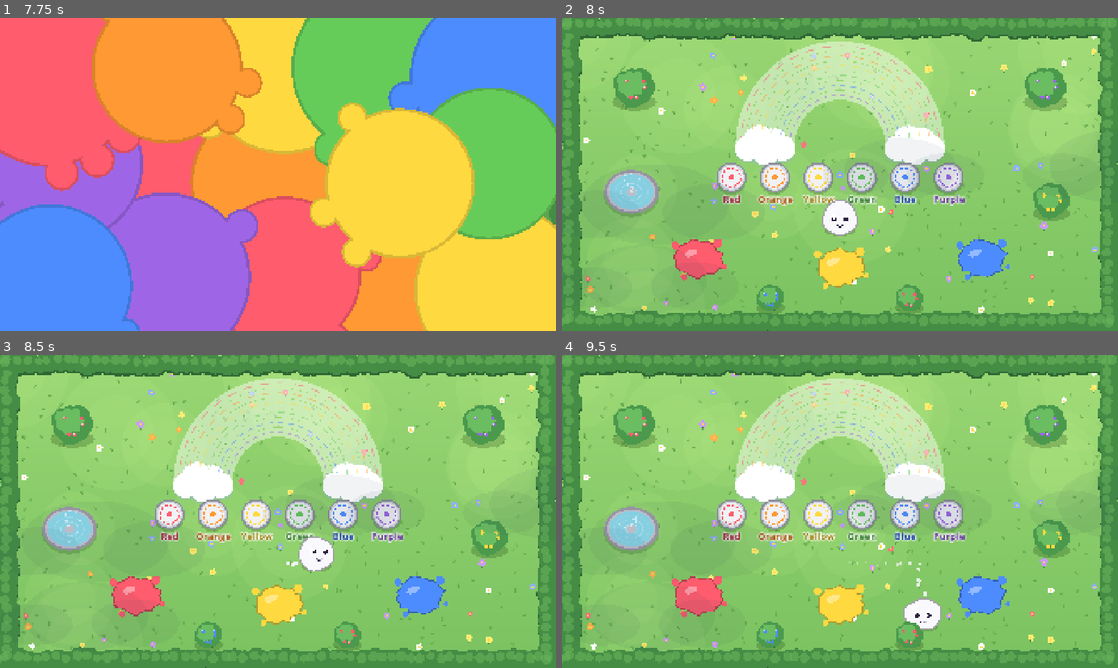
Above: before the commit, frames 1-4 (two rows, left to right).
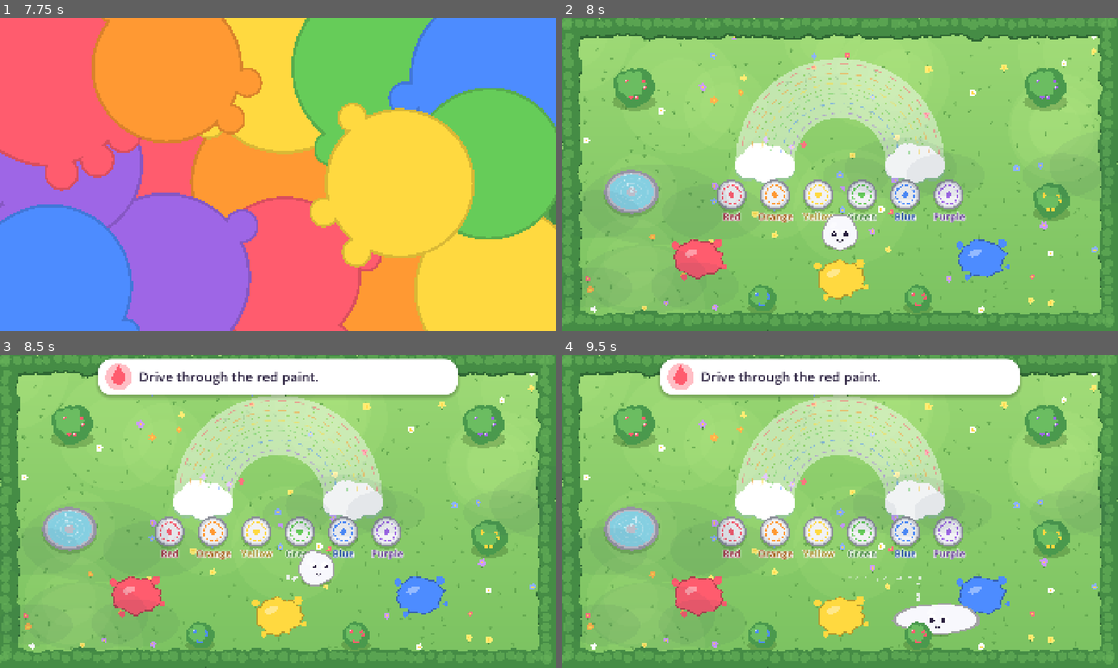
Above: after the commit, the same moments.

Repository: Teeohbee/paint-puddle
Game: Godot game, scene res://ui/splash_screen.tscn
The game is run twice, just before and just after one commit, with the same random seed, the same clock (stepped at 60 frames per second) and the same inputs.
Inputs (mouse positions are in pixels of both pictures, inside the frame that each line leads up to):
- Up to frame 1 (7.75 s): tap Enter (ui_accept) at 0.5, 0.77, 0.8, 1.07, 1.35, 1.52, 1.82, 2.3, 3.77, 4.07, 4.52, 4.55, 4.82, 5.1, 5.27, 5.57, 6.05, 6.77, 7.07, 7.52, 7.55 s; move the mouse to (400, 158) at 0.52 s; hold Right (move_right) 0.53-1.28 s; hold Space (act) 0.53-1.28 s; click (400, 158) at 0.67 s; move the mouse to (166, 190) at 1.27 s; hold Down (move_down) 1.28-2.03 s; click (166, 190) at 1.42 s; tap Space (act) at 1.55, 3.8, 5.3, 6.8 s; move the mouse to (333, 105) at 2.02 s; hold Right (move_right) 2.03-2.75 s; hold Space (act) 2.03-2.75 s; click (333, 105) at 2.17 s; click (155, 183) at 2.77 s; move the mouse to (250, 237) at 3.52 s; hold Up (move_up) 3.53-4.28 s; tap G at 3.6, 6.6 s; click (250, 237) at 3.67 s; move the mouse to (444, 221) at 4.27 s; hold Space (act) 4.28-5.03 s; hold Left (move_left) 4.28-5.78 s; click (444, 221) at 4.42 s; tap Escape (pause) at 4.9 s; move the mouse to (111, 127) at 5.02 s; click (111, 127) at 5.17 s; move the mouse to (305, 174) at 5.77 s; hold Down (move_down) 5.78-6.53 s; hold Space (act) 5.78-6.53 s; click (305, 174) at 5.92 s; move the mouse to (194, 96) at 6.52 s; hold Right (move_right) 6.53-7.28 s; click (194, 96) at 6.67 s; move the mouse to (400, 158) at 7.27 s; hold Up (move_up) from 7.28 s (still down); hold Space (act) from 7.28 s (still down); click (400, 158) at 7.42 s
- Up to frame 2 (8 s): keep holding Up (move_up); keep holding Space (act); tap Enter (ui_accept) at 7.82 s
- Up to frame 3 (8.5 s): move the mouse to (166, 527) at 8.02 s; release Up (move_up) at 8.03 s; release Space (act) at 8.03 s; hold Right (move_right) from 8.03 s (still down); tap Enter (ui_accept) at 8.1, 8.27 s; click (166, 527) at 8.17 s; tap Space (act) at 8.3 s
- Up to frame 4 (9.5 s): tap Enter (ui_accept) at 8.57, 9.05 s; move the mouse to (895, 442) at 8.77 s; release Right (move_right) at 8.78 s; hold Down (move_down) from 8.78 s (still down); hold Space (act) from 8.78 s (still down); click (895, 442) at 8.92 s

Frame 1 is identical in both runs. In frame 2, 13% of the frame differs, in the area x 27-73%, y 7-95%; in frame 3, 20%; in frame 4, 20%, in the area x 17-83%, y 1-95%.

Commit message:
feat: task cards in the meadow
A banner across the top reads out the current task in a sentence with a
picture, and shows progress: letters spelled so far, or drops counted.
Spelling and sums put lettered stones in the grass; collecting puts out the
right drops plus two of another colour. Wrong picks wobble and stay. A
finished task gets Well done!, confetti and a chime, is saved, and the next
card slides in. The rainbow moves down to make room.

Diff:
--- a/core/game_settings.gd
+++ b/core/game_settings.gd
@@ -19,6 +19,7 @@
 	"hills_levels_completed": 0,
 	"rainbows_painted": 0,
 	"tasks_completed": 0,
+	"next_task_index": 0,
 }
 
 var save_file_path: String = "user://save.json"
--- a/core/meadow_task.gd
+++ b/core/meadow_task.gd
@@ -19,11 +19,14 @@
 
 var letters_done: int = 0
 var collected: int = 0
+## What the task was made from, so a fresh copy can be made to play it again.
+var source: Dictionary = {}
 
 
 ## Returns null (and warns) for a task that's missing something or makes no sense.
 static func from_dictionary(details: Dictionary) -> MeadowTask:
 	var task: MeadowTask = MeadowTask.new()
+	task.source = details
 	task.type = str(details.get("type", ""))
 	task.text = str(details.get("text", ""))
 	task.paint = str(details.get("paint", ""))
@@ -78,6 +81,11 @@
 	return tasks
 
 
+## The same task with nothing done yet.
+func fresh_copy() -> MeadowTask:
+	return from_dictionary(source)
+
+
 ## What to write on the stones this task puts in the grass.
 func stone_values() -> Array[String]:
 	var values: Array[String] = []
--- a/meadow/colour_sum_card.gd
+++ b/meadow/colour_sum_card.gd
@@ -5,7 +5,7 @@
 
 const CARD_SIZE: Vector2 = Vector2(820, 190)
 const SECONDS_SHOWN: float = 2.8
-const SHOWN_Y: float = 24.0
+const SHOWN_Y: float = 160.0
 const HIDDEN_Y: float = -230.0
 
 var first_paint: String = "red"
--- /dev/null
+++ b/meadow/floating_text.gd
@@ -0,0 +1,47 @@
+class_name FloatingText
+extends Node2D
+## Words or numbers that pop up, float and fade. Used for counting drops
+## and for "Well done!".
+
+var text: String = ""
+var font_size: int = 64
+var colour: Color = PaintColours.INK
+var lifetime_seconds: float = 1.1
+var rise: float = 90.0
+var age: float = 0.0
+var start_position: Vector2
+
+
+static func show_at(parent: Node, at_position: Vector2, shown_text: String, shown_colour: Color,
+		size: int = 64, seconds: float = 1.1, rise_distance: float = 90.0) -> FloatingText:
+	var floating: FloatingText = FloatingText.new()
+	floating.text = shown_text
+	floating.colour = shown_colour
+	floating.font_size = size
+	floating.lifetime_seconds = seconds
+	floating.rise = rise_distance
+	floating.position = at_position
+	floating.start_position = at_position
+	parent.add_child(floating)
+	return floating
+
+
+func _process(delta: float) -> void:
+	age += delta
+	if age >= lifetime_seconds:
+		queue_free()
+		return
+	var how_far: float = age / lifetime_seconds
+	position = start_position - Vector2(0, rise * ease(how_far, 0.4))
+	var pop: float = minf(age / 0.18, 1.0)
+	scale = Vector2.ONE * (0.4 + 0.6 * ease(pop, -2.0) + 0.1 * sin(pop * PI))
+	modulate.a = clampf((lifetime_seconds - age) / 0.3, 0.0, 1.0)
+	queue_redraw()
+
+
+func _draw() -> void:
+	var font: Font = get_tree().root.theme.default_font
+	var width: float = font.get_string_size(text, HORIZONTAL_ALIGNMENT_LEFT, -1, font_size).x
+	var baseline: Vector2 = Vector2(-width / 2.0, font_size * 0.35)
+	draw_string_outline(font, baseline, text, HORIZONTAL_ALIGNMENT_LEFT, -1, font_size, font_size / 4, Color.WHITE)
+	draw_string(font, baseline, text, HORIZONTAL_ALIGNMENT_LEFT, -1, font_size, colour)
--- /dev/null
+++ b/meadow/letter_stone.gd
@@ -0,0 +1,67 @@
+class_name LetterStone
+extends Area2D
+## A flat stepping stone with a letter or number painted on it. Drive onto
+## it to pick it. A wrong pick only makes it wobble.
+
+signal blob_entered(stone: LetterStone)
+
+const RADIUS: float = 44.0
+
+var value: String = "A"
+var paint_colour: Color = PaintColours.BLUE
+var magnet_radius: float = RADIUS + 46.0
+var wobble_tween: Tween
+var is_leaving: bool = false
+
+
+func _ready() -> void:
+	add_to_group("magnets")
+	var shape: CircleShape2D = CircleShape2D.new()
+	shape.radius = RADIUS * 0.5
+	var collision: CollisionShape2D = CollisionShape2D.new()
+	collision.shape = shape
+	add_child(collision)
+	body_entered.connect(func(body):
+		if body is MeadowBlob and not is_leaving:
+			blob_entered.emit(self))
+
+
+func pop_in(delay: float) -> void:
+	scale = Vector2.ZERO
+	var tween: Tween = create_tween()
+	tween.tween_interval(delay)
+	tween.tween_property(self, "scale", Vector2.ONE, 0.35).set_trans(Tween.TRANS_BACK).set_ease(Tween.EASE_OUT)
+
+
+func wobble() -> void:
+	if wobble_tween != null:
+		wobble_tween.kill()
+	wobble_tween = create_tween()
+	for swing in [0.3, -0.24, 0.16, -0.08, 0.0]:
+		wobble_tween.tween_property(self, "rotation", swing, 0.07)
+
+
+## Picked: jumps up, grows and fades away.
+func leave() -> void:
+	is_leaving = true
+	remove_from_group("magnets")
+	var tween: Tween = create_tween().set_parallel()
+	tween.tween_property(self, "scale", Vector2(1.6, 1.6), 0.35).set_trans(Tween.TRANS_BACK).set_ease(Tween.EASE_OUT)
+	tween.tween_property(self, "modulate:a", 0.0, 0.35)
+	tween.chain().tween_callback(queue_free)
+
+
+func _draw() -> void:
+	draw_set_transform(Vector2(0, 8), 0.0, Vector2(1.0, 0.85))
+	draw_circle(Vector2.ZERO, RADIUS + 4, Color(0.1, 0.25, 0.05, 0.22))
+	draw_set_transform(Vector2.ZERO, 0.0, Vector2(1.0, 0.85))
+	draw_circle(Vector2.ZERO, RADIUS + 4, Color(0.58, 0.57, 0.62))
+	draw_circle(Vector2.ZERO, RADIUS, Color(0.86, 0.85, 0.88))
+	draw_circle(Vector2(-RADIUS * 0.3, -RADIUS * 0.35), RADIUS * 0.25, Color(1, 1, 1, 0.5))
+	draw_set_transform(Vector2.ZERO, 0.0, Vector2.ONE)
+	var font: Font = get_tree().root.theme.default_font
+	var font_size: int = 60 if value.length() == 1 else 46
+	var width: float = font.get_string_size(value, HORIZONTAL_ALIGNMENT_LEFT, -1, font_size).x
+	var baseline: Vector2 = Vector2(-width / 2.0, font_size * 0.36)
+	draw_string_outline(font, baseline, value, HORIZONTAL_ALIGNMENT_LEFT, -1, font_size, 10, Color.WHITE)
+	draw_string(font, baseline, value, HORIZONTAL_ALIGNMENT_LEFT, -1, font_size, paint_colour)
--- a/meadow/meadow.gd
+++ b/meadow/meadow.gd
@@ -7,16 +7,16 @@
 	{"position": Vector2(250, 250), "radius": 72.0, "berries": PaintColours.RED},
 	{"position": Vector2(1670, 250), "radius": 72.0, "berries": PaintColours.PURPLE},
 	{"position": Vector2(1690, 640), "radius": 62.0, "berries": PaintColours.YELLOW},
-	{"position": Vector2(720, 975), "radius": 48.0, "berries": PaintColours.BLUE},
-	{"position": Vector2(1200, 975), "radius": 48.0, "berries": PaintColours.RED},
+	{"position": Vector2(690, 975), "radius": 48.0, "berries": PaintColours.BLUE},
+	{"position": Vector2(1230, 975), "radius": 48.0, "berries": PaintColours.RED},
 ]
 const PUDDLE_LAYOUT: Dictionary = {
 	"red": Vector2(470, 830),
-	"yellow": Vector2(960, 860),
+	"yellow": Vector2(960, 900),
 	"blue": Vector2(1450, 830),
 }
 const FOUNTAIN_POSITION: Vector2 = Vector2(240, 600)
-const RAINBOW_CENTRE: Vector2 = Vector2(960, 440)
+const RAINBOW_CENTRE: Vector2 = Vector2(960, 500)
 
 var blob: MeadowBlob
 var rainbow: RainbowBoard
@@ -24,6 +24,7 @@
 var fountain: Fountain
 var sum_card: ColourSumCard
 var effects_layer: Node2D
+var task_runner: TaskRunner
 var is_celebrating: bool = false
 
 
@@ -61,7 +62,7 @@
 		bush.berry_colour = bush_details.berries
 		things_on_the_grass.add_child(bush)
 	blob = BLOB_SCENE.instantiate()
-	blob.position = Vector2(960, 690)
+	blob.position = Vector2(960, 740)
 	things_on_the_grass.add_child(blob)
 	trail.follow(blob)
 	blob.bumped_into_something.connect(func(): Sound.play("bump"))
@@ -75,6 +76,14 @@
 	add_child(hud)
 	sum_card = ColourSumCard.new()
 	hud.add_child(sum_card)
+	var task_banner: TaskBanner = TaskBanner.new()
+	hud.add_child(task_banner)
+	var stones_layer: Node2D = Node2D.new()
+	stones_layer.name = "StonesAndDrops"
+	things_on_the_grass.add_sibling(stones_layer)
+	move_child(stones_layer, things_on_the_grass.get_index())
+	task_runner = TaskRunner.new(stones_layer, effects_layer, task_banner)
+	add_child(task_runner)
 	var pause_menu: PauseMenu = PauseMenu.new()
 	pause_menu.name = "PauseMenu"
 	add_child(pause_menu)
@@ -85,6 +94,8 @@
 	var paint_after: String = PaintMixing.mix(paint_before, puddle.paint_name)
 	PaintSplash.burst(effects_layer, blob.position, PaintMixing.colour_of(puddle.paint_name))
 	Sound.play("plop")
+	task_runner.handle({"kind": "visited", "target": "puddle:" + puddle.paint_name})
+	task_runner.handle({"kind": "paint_changed", "paint": paint_after})
 	if paint_after == paint_before:
 		blob.look.squash_stretch.kick(Vector2(-6, 6))
 		return
@@ -95,6 +106,7 @@
 
 
 func on_fountain_entered() -> void:
+	task_runner.handle({"kind": "visited", "target": "fountain"})
 	if blob.paint_name == "clean":
 		return
 	PaintSplash.burst(effects_layer, blob.position, Color(0.85, 0.97, 1.0), 18, 600)
@@ -116,10 +128,12 @@
 			stripes_painted_before += 1
 	Sound.play("pick", 0.0, 1.0 + stripes_painted_before * 0.08)
 	rainbow.paint_stripe(pot.paint_name)
+	task_runner.handle({"kind": "pot_filled", "paint": pot.paint_name})
 
 
 func celebrate() -> void:
 	is_celebrating = true
+	task_runner.handle({"kind": "rainbow_finished"})
 	Sound.play("chime", 0.0)
 	var confetti: Confetti = Confetti.new()
 	$PauseMenu.add_sibling(confetti)
--- /dev/null
+++ b/meadow/paint_drop.gd
@@ -0,0 +1,68 @@
+class_name PaintDrop
+extends Area2D
+## A little drop of paint sitting in the grass, bobbing. Drive into it to
+## collect it.
+
+signal blob_entered(drop: PaintDrop)
+
+const RADIUS: float = 26.0
+
+var paint_name: String = "blue"
+var magnet_radius: float = RADIUS + 56.0
+var bob_time: float = randf() * TAU
+var wobble_tween: Tween
+var is_leaving: bool = false
+
+
+func _ready() -> void:
+	add_to_group("magnets")
+	var shape: CircleShape2D = CircleShape2D.new()
+	shape.radius = RADIUS * 0.8
+	var collision: CollisionShape2D = CollisionShape2D.new()
+	collision.shape = shape
+	add_child(collision)
+	body_entered.connect(func(body):
+		if body is MeadowBlob and not is_leaving:
+			blob_entered.emit(self))
+
+
+func pop_in(delay: float) -> void:
+	scale = Vector2.ZERO
+	var tween: Tween = create_tween()
+	tween.tween_interval(delay)
+	tween.tween_property(self, "scale", Vector2.ONE, 0.35).set_trans(Tween.TRANS_BACK).set_ease(Tween.EASE_OUT)
+
+
+func wobble() -> void:
+	if wobble_tween != null:
+		wobble_tween.kill()
+	wobble_tween = create_tween()
+	for swing in [0.35, -0.3, 0.2, -0.1, 0.0]:
+		wobble_tween.tween_property(self, "rotation", swing, 0.07)
+
+
+func leave() -> void:
+	is_leaving = true
+	remove_from_group("magnets")
+	var tween: Tween = create_tween().set_parallel()
+	tween.tween_property(self, "position:y", position.y - 60, 0.3).set_trans(Tween.TRANS_SINE).set_ease(Tween.EASE_OUT)
+	tween.tween_property(self, "scale", Vector2(0.2, 0.2), 0.3)
+	tween.chain().tween_callback(queue_free)
+
+
+func _process(delta: float) -> void:
+	bob_time += delta
+	queue_redraw()
+
+
+func _draw() -> void:
+	var colour: Color = PaintMixing.colour_of(paint_name)
+	var lift: float = sin(bob_time * 3.0) * 4.0
+	draw_set_transform(Vector2(0, RADIUS * 0.9), 0.0, Vector2(1.0, 0.35))
+	draw_circle(Vector2.ZERO, RADIUS * 0.9, Color(0.1, 0.25, 0.05, 0.25))
+	draw_set_transform(Vector2(0, lift), 0.0, Vector2.ONE)
+	draw_colored_polygon(PackedVector2Array([Vector2(-RADIUS * 0.86, -RADIUS * 0.5), Vector2(0, -RADIUS * 2.1),
+		Vector2(RADIUS * 0.86, -RADIUS * 0.5)]), colour)
+	draw_circle(Vector2.ZERO, RADIUS, colour)
+	draw_circle(Vector2(-RADIUS * 0.35, -RADIUS * 0.3), RADIUS * 0.24, Color(1, 1, 1, 0.55))
+	draw_set_transform(Vector2.ZERO, 0.0, Vector2.ONE)
--- /dev/null
+++ b/meadow/task_banner.gd
@@ -0,0 +1,122 @@
+class_name TaskBanner
+extends Control
+## The task card across the top of the meadow: a picture for the kind of
+## task, the sentence, and progress - letters spelled so far, or drops
+## counted.
+
+const CARD_SIZE: Vector2 = Vector2(1240, 124)
+const SHOWN_Y: float = 14.0
+const HIDDEN_Y: float = -160.0
+
+var task: MeadowTask
+var slide_tween: Tween
+var flash: float = 0.0
+
+
+func _ready() -> void:
+	size = CARD_SIZE
+	position = Vector2((1920 - CARD_SIZE.x) / 2.0, HIDDEN_Y)
+	mouse_filter = Control.MOUSE_FILTER_IGNORE
+
+
+func show_task(new_task: MeadowTask) -> void:
+	task = new_task
+	queue_redraw()
+	slide_to(SHOWN_Y)
+
+
+func hide_task() -> void:
+	slide_to(HIDDEN_Y)
+
+
+func slide_to(y: float) -> void:
+	if slide_tween != null:
+		slide_tween.kill()
+	slide_tween = create_tween()
+	slide_tween.tween_property(self, "position:y", y, 0.4).set_trans(Tween.TRANS_BACK).set_ease(Tween.EASE_OUT)
+
+
+func celebrate() -> void:
+	flash = 1.0
+
+
+func _process(delta: float) -> void:
+	flash = move_toward(flash, 0.0, delta * 1.5)
+	queue_redraw()
+
+
+func _draw() -> void:
+	if task == null:
+		return
+	var card: StyleBoxFlat = StyleBoxFlat.new()
+	card.bg_color = Color.WHITE.lerp(PaintColours.YELLOW, flash * 0.6)
+	card.set_corner_radius_all(44)
+	card.shadow_color = Color(0, 0, 0, 0.2)
+	card.shadow_size = 12
+	card.shadow_offset = Vector2(0, 6)
+	card.anti_aliasing = true
+	draw_style_box(card, Rect2(Vector2.ZERO, CARD_SIZE))
+	draw_task_picture(Vector2(70, CARD_SIZE.y / 2.0))
+	var font: Font = get_theme_default_font()
+	var progress_width: float = progress_area_width(font)
+	draw_task_text(font, CARD_SIZE.x - 170 - progress_width)
+	draw_progress(font, progress_width)
+
+
+## Shrinks long sentences to fit, and wraps onto two lines as a last resort.
+func draw_task_text(font: Font, available_width: float) -> void:
+	for font_size in range(46, 33, -2):
+		if font.get_string_size(task.text, HORIZONTAL_ALIGNMENT_LEFT, -1, font_size).x <= available_width:
+			draw_string(font, Vector2(140, CARD_SIZE.y / 2.0 + font_size * 0.35), task.text,
+				HORIZONTAL_ALIGNMENT_LEFT, -1, font_size, PaintColours.INK)
+			return
+	draw_multiline_string(font, Vector2(140, CARD_SIZE.y / 2.0 - 8), task.text, HORIZONTAL_ALIGNMENT_LEFT,
+		available_width, 34, 2, PaintColours.INK)
+
+
+func progress_area_width(font: Font) -> float:
+	match task.type:
+		"spell":
+			return task.word.length() * 50.0 + 30.0
+		"collect":
+			return 190.0
+	return 0.0
+
+
+func draw_progress(font: Font, progress_width: float) -> void:
+	var left: float = CARD_SIZE.x - progress_width
+	if task.type == "spell":
+		for letter_index in task.word.length():
+			var slot_centre: Vector2 = Vector2(left + letter_index * 50.0 + 20.0, CARD_SIZE.y / 2.0)
+			if letter_index < task.letters_done:
+				var letter: String = task.word[letter_index]
+				var width: float = font.get_string_size(letter, HORIZONTAL_ALIGNMENT_LEFT, -1, 50).x
+				draw_string(font, slot_centre + Vector2(-width / 2.0, 18), letter, HORIZONTAL_ALIGNMENT_LEFT, -1, 50,
+					PaintColours.RAINBOW[letter_index % PaintColours.RAINBOW.size()])
+			else:
+				draw_line(slot_centre + Vector2(-16, 26), slot_centre + Vector2(16, 26), Color(0.75, 0.75, 0.8), 6.0, true)
+	elif task.type == "collect":
+		var counter: String = "%d / %d" % [task.collected, task.count]
+		draw_string(font, Vector2(left, CARD_SIZE.y / 2.0 + 18), counter, HORIZONTAL_ALIGNMENT_LEFT, -1, 50,
+			PaintMixing.colour_of(task.paint).darkened(0.25))
+
+
+func draw_task_picture(centre: Vector2) -> void:
+	var picture_colour: Color = PaintColours.BLUE
+	if task.paint != "":
+		picture_colour = PaintMixing.colour_of(task.paint)
+	draw_circle(centre, 46, picture_colour.lightened(0.6))
+	var font: Font = get_theme_default_font()
+	match task.type:
+		"make", "collect":
+			draw_colored_polygon(PackedVector2Array([centre + Vector2(-20, -8), centre + Vector2(0, -42), centre + Vector2(20, -8)]), picture_colour)
+			draw_circle(centre + Vector2(0, 4), 23, picture_colour)
+		"spell":
+			draw_string(font, centre + Vector2(-34, 15), "Abc", HORIZONTAL_ALIGNMENT_LEFT, -1, 36, PaintColours.INK)
+		"sum":
+			draw_string(font, centre + Vector2(-30, 15), "1+2", HORIZONTAL_ALIGNMENT_LEFT, -1, 34, PaintColours.INK)
+		"visit":
+			MenuIcons.draw_icon(self, "hills", centre, 60, PaintColours.GREEN.darkened(0.2))
+		"rainbow":
+			for stripe_index in 6:
+				draw_arc(centre + Vector2(0, 14), 34 - stripe_index * 5, PI, TAU, 16, PaintColours.RAINBOW[stripe_index], 5.0, true)
--- /dev/null
+++ b/meadow/task_runner.gd
@@ -0,0 +1,135 @@
+class_name TaskRunner
+extends Node
+## Works through the task pack one card at a time. Puts letter stones and
+## paint drops in the grass for the current task, passes it what happens in
+## the meadow, and cheers when it's done before moving on.
+
+signal task_finished
+
+const TASKS_PATH: String = "res://data/tasks.json"
+const SECONDS_BETWEEN_TASKS: float = 2.6
+const DISTRACTOR_DROP_COUNT: int = 2
+## Clear patches of grass where stones and drops can go.
+const FREE_SPOTS: Array[Vector2] = [
+	Vector2(200, 420), Vector2(1720, 450), Vector2(715, 800), Vector2(1205, 800),
+	Vector2(200, 900), Vector2(1720, 900), Vector2(430, 200), Vector2(1490, 200),
+	Vector2(440, 430), Vector2(1480, 430), Vector2(960, 450), Vector2(420, 690),
+	Vector2(1500, 690), Vector2(200, 760), Vector2(1720, 760),
+]
+
+var tasks: Array[MeadowTask] = []
+var current_task: MeadowTask
+var is_between_tasks: bool = false
+var things_in_the_grass: Array[Node2D] = []
+var grass_layer: Node2D
+var effects_layer: Node2D
+var banner: TaskBanner
+
+
+func _init(layer_for_stones: Node2D, layer_for_effects: Node2D, task_banner: TaskBanner) -> void:
+	grass_layer = layer_for_stones
+	effects_layer = layer_for_effects
+	banner = task_banner
+
+
+func _ready() -> void:
+	tasks = MeadowTask.load_list(TASKS_PATH)
+	if tasks.is_empty():
+		return
+	start_task(GameSettings.get_progress("next_task_index") % tasks.size())
+
+
+func start_task(task_index: int) -> void:
+	current_task = tasks[task_index].fresh_copy()
+	banner.show_task(current_task)
+	is_between_tasks = false
+	put_things_in_the_grass()
+
+
+func put_things_in_the_grass() -> void:
+	var spots: Array[Vector2] = FREE_SPOTS.duplicate()
+	spots.shuffle()
+	var delay: float = 0.4
+	for value in current_task.stone_values():
+		var stone: LetterStone = LetterStone.new()
+		stone.value = value
+		stone.paint_colour = PaintColours.RAINBOW[things_in_the_grass.size() % PaintColours.RAINBOW.size()]
+		stone.position = spots.pop_back()
+		stone.blob_entered.connect(on_stone_entered)
+		add_to_grass(stone, delay)
+		delay += 0.08
+	if current_task.type == "collect":
+		var distractor_paint: String = "red" if current_task.paint != "red" else "blue"
+		for drop_index in current_task.count + DISTRACTOR_DROP_COUNT:
+			var drop: PaintDrop = PaintDrop.new()
+			drop.paint_name = current_task.paint if drop_index < current_task.count else distractor_paint
+			drop.position = spots.pop_back()
+			drop.blob_entered.connect(on_drop_entered)
+			add_to_grass(drop, delay)
+			delay += 0.08
+
+
+func add_to_grass(thing: Node2D, delay: float) -> void:
+	grass_layer.add_child(thing)
+	thing.pop_in(delay)
+	things_in_the_grass.append(thing)
+
+
+func clear_the_grass() -> void:
+	for thing in things_in_the_grass:
+		if is_instance_valid(thing) and not thing.is_leaving:
+			thing.leave()
+	things_in_the_grass.clear()
+
+
+## Everything the meadow tells the task goes through here.
+func handle(event: Dictionary) -> String:
+	if current_task == null or is_between_tasks:
+		return "ignored"
+	var result: String = current_task.handle(event)
+	if result == "done":
+		finish_task()
+	return result
+
+
+func on_stone_entered(stone: LetterStone) -> void:
+	var result: String = handle({"kind": "stone", "value": stone.value})
+	if result == "wrong":
+		stone.wobble()
+		Sound.play("wobble", 0.0)
+	elif result == "progress" or result == "done":
+		Sound.play("pop", 0.0, 1.0 + current_task.letters_done * 0.07)
+		PaintSplash.burst(effects_layer, stone.position, stone.paint_colour, 12, 420)
+		stone.leave()
+	banner.queue_redraw()
+
+
+func on_drop_entered(drop: PaintDrop) -> void:
+	var result: String = handle({"kind": "drop", "paint": drop.paint_name})
+	if result == "wrong":
+		drop.wobble()
+		Sound.play("wobble", 0.0)
+	elif result == "progress" or result == "done":
+		Sound.play("plop", 0.0, 0.9 + current_task.collected * 0.06)
+		FloatingText.show_at(effects_layer, drop.position - Vector2(0, 40), str(current_task.collected),
+			PaintMixing.colour_of(drop.paint_name).darkened(0.2), 72)
+		drop.leave()
+	banner.queue_redraw()
+
+
+func finish_task() -> void:
+	is_between_tasks = true
+	banner.celebrate()
+	Sound.play("chime", 0.0)
+	FloatingText.show_at(effects_layer, Vector2(960, 420), "Well done!", PaintColours.PURPLE, 130, 2.0, 60.0)
+	var confetti: Confetti = Confetti.new()
+	effects_layer.add_child(confetti)
+	GameSettings.record_progress("tasks_completed", GameSettings.get_progress("tasks_completed") + 1)
+	var next_index: int = (GameSettings.get_progress("next_task_index") + 1) % tasks.size()
+	GameSettings.record_progress("next_task_index", next_index)
+	task_finished.emit()
+	clear_the_grass()
+	await get_tree().create_timer(SECONDS_BETWEEN_TASKS, false).timeout
+	banner.hide_task()
+	await get_tree().create_timer(0.5, false).timeout
+	start_task(next_index)
Not shown, added: meadow/floating_text.gd.uid
Not shown, added: meadow/letter_stone.gd.uid
Not shown, added: meadow/paint_drop.gd.uid
Not shown, added: meadow/task_banner.gd.uid
Not shown, added: meadow/task_runner.gd.uid
